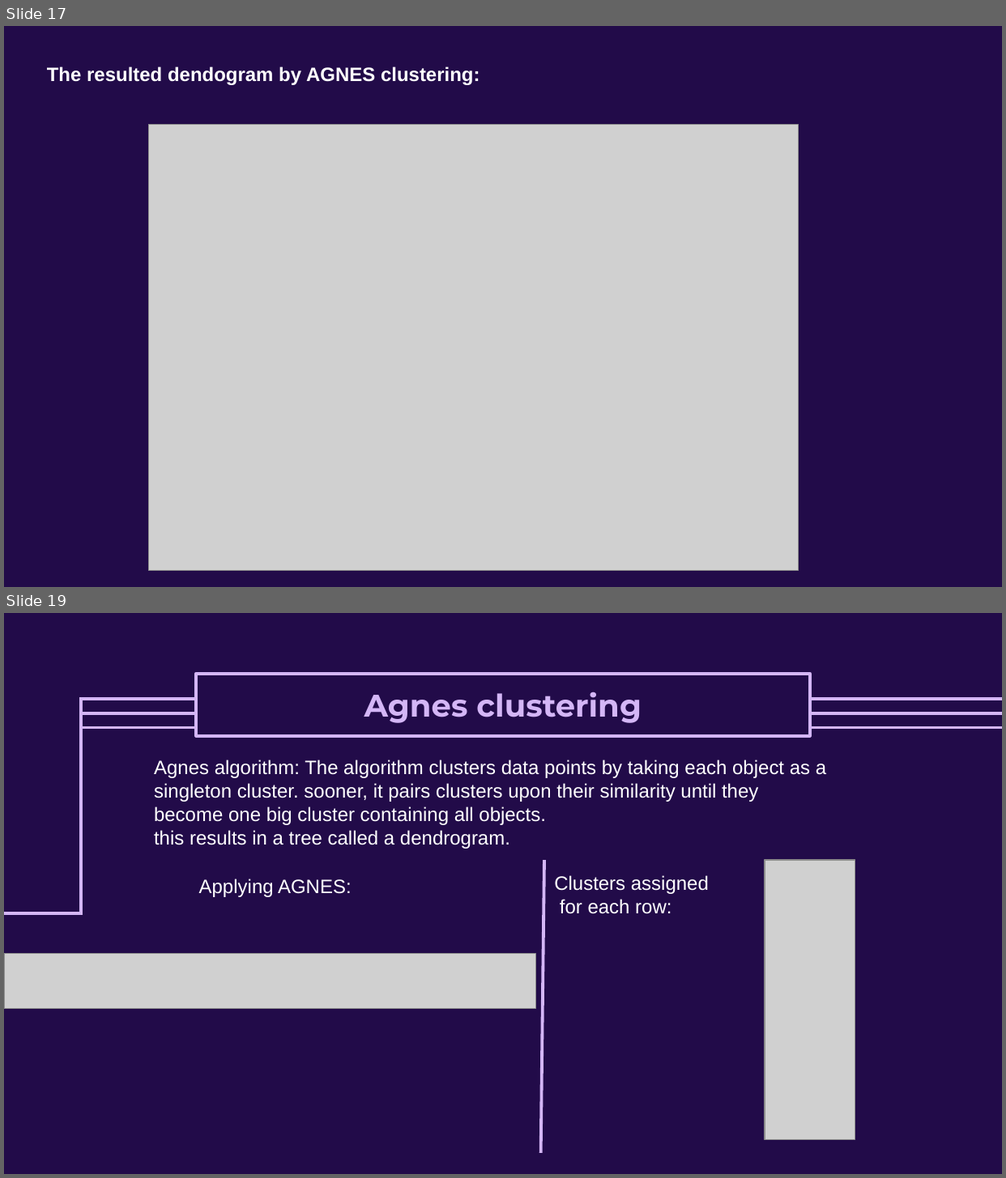
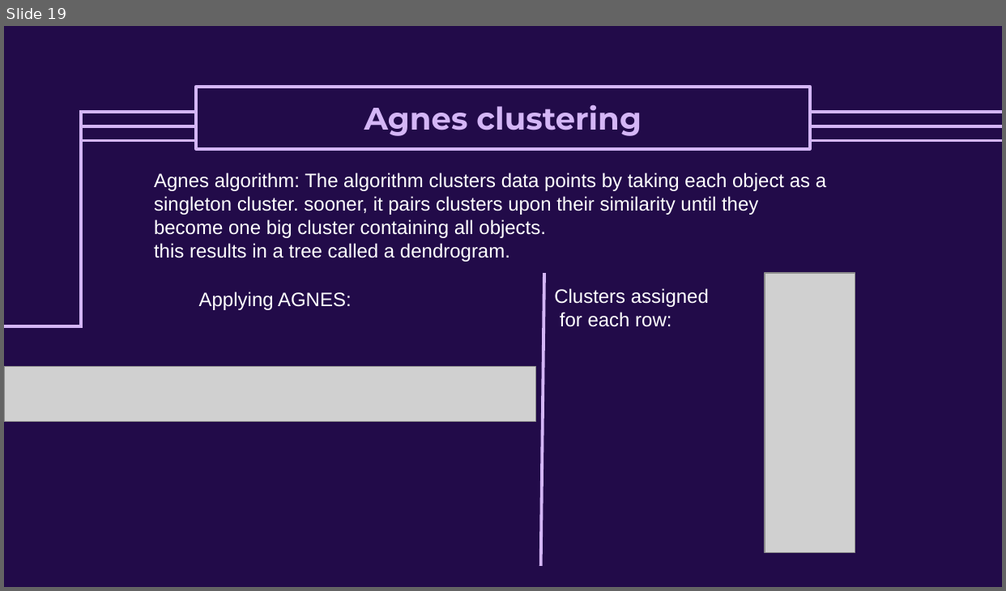
Before and after one commit to NurhandeAkyuz/Mice-Protein-Expression-Data-Analysis, a slide deck: Slides_data_mining_project2.pptx. Shown one above the other, each under a label of ours: slides 17 and 19 before the commit, slide 19 after it; the slides between them are not shown. The pictures are 1006x1178 and 1006x591 pixels, drawn with LibreOffice and Linux fonts; fonts in the diff are those of the drawing; grey boxes stand for pictures. Boxes give left, top, right and bottom in pixels: in the first picture for what was removed or moved away, otherwise in the second. Text is boxed around its words. In the diff, an @@ line names an element or a change of style, - is before the commit and + after.

```diff
--- a/Slides_data_mining_project2.pptx
+++ b/Slides_data_mining_project2.pptx
@@ slide 17 removed at (4, 26, 1002, 587), background #220B49 @@
@@ text removed at (47, 66, 480, 85) @@
-The resulted dendogram by AGNES clustering:
@@ picture removed at (149, 124, 799, 571) @@
```
Also in this commit, not shown: 4 slides changed, 2 slides added, 1 other slide removed.
